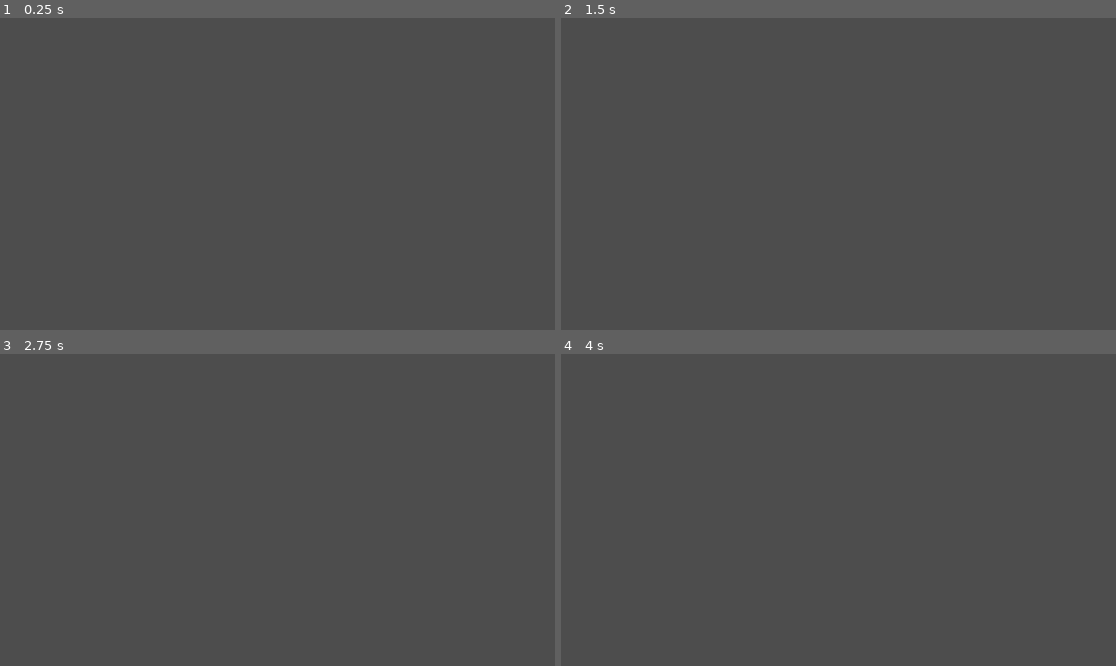
Above: before the commit, frames 1-4 (two rows, left to right).
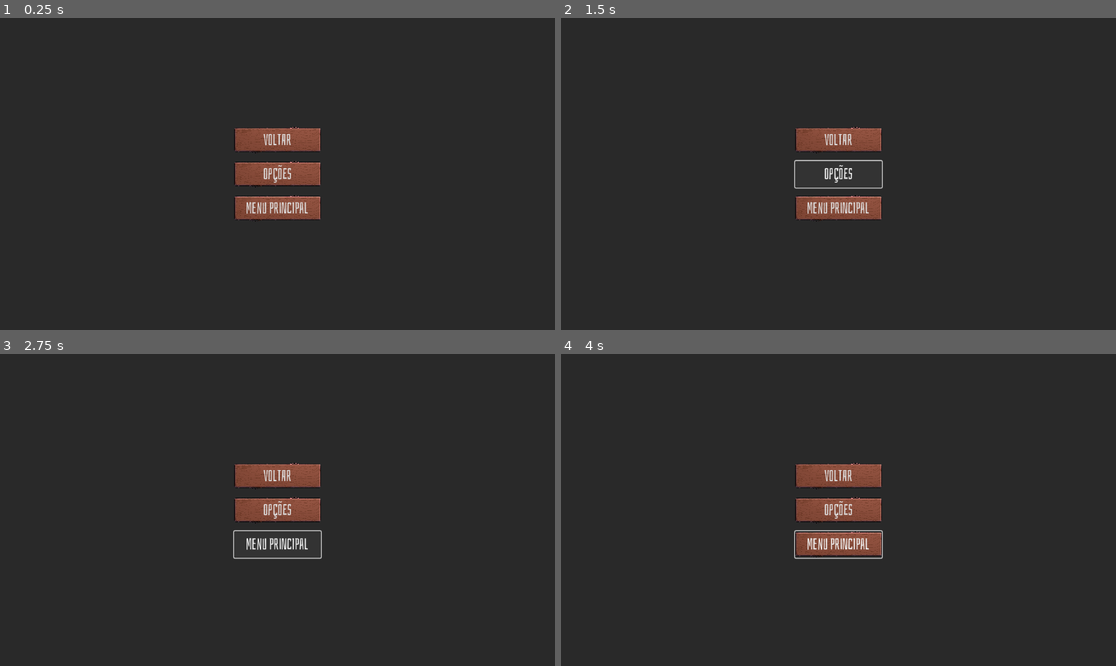
Above: after the commit, the same moments.

Repository: carolinalimaal/tekoha
Game: Godot game, scene res://UI/pause_menu/pause_menu.tscn
Two runs of this game, one before a commit and one after it. Both use one fixed random seed, a clock stepped at 60 frames per second and the inputs below. The project has no main scene, so this scene is started directly.
Inputs (mouse positions are in pixels of both pictures, inside the frame that each line leads up to):
- Up to frame 1 (0.25 s): no input
- Up to frame 2 (1.5 s): click (838, 139) at 0.5 s, where only the run after the commit has a clickable "Voltar"; click (838, 174) at 1.25 s, where only the run after the commit has a clickable "Opções"
- Up to frame 3 (2.75 s): click (277, 544) at 2 s, where only the run after the commit has a clickable "Menu Principal"
- Up to frame 4 (4 s): move the mouse to (960, 494) at 2.77 s; hold D (move_right) 2.78-3.53 s; click (960, 494) at 2.85 s; move the mouse to (727, 525) at 3.52 s; hold S (move_down) from 3.53 s (still down); right-click (727, 525) at 3.6 s

The runs differ from the first frame. In frame 1, 100% of the frame differs, in the area x 0-100%, y 0-100%; in frame 2, 100%; in frame 3, 100%; in frame 4, 100%.
Error after the commit: Parse Error: Identifier "is_open" not declared in the current scope. (res://UI/pause_menu/pause_menu.gd:21)

Commit message:
fix: alteração para variável privada

Diff:
--- a/tekoha/UI/pause_menu/pause_menu.gd
+++ b/tekoha/UI/pause_menu/pause_menu.gd
@@ -5,7 +5,7 @@
 @onready var back_to_main_menu_button: Button = $MenuOptions/BackToMainMenu
 @onready var animation_player: AnimationPlayer = $AnimationPlayer
 
-var is_open : bool = false
+var _is_open : bool = false
 
 func _ready() -> void:
 	back_to_game_button.pressed.connect(_on_back_to_game_pressed)
@@ -25,13 +25,13 @@
 
 func _pause() -> void:
 	get_tree().paused = true
-	is_open = true
+	_is_open = true
 	self.visible = true
 	animation_player.play("pause")
 
 func _resume() -> void:
 	get_tree().paused = false
-	is_open = false
+	_is_open = false
 	self.visible = false
 	animation_player.play_backwards("pause")
 
